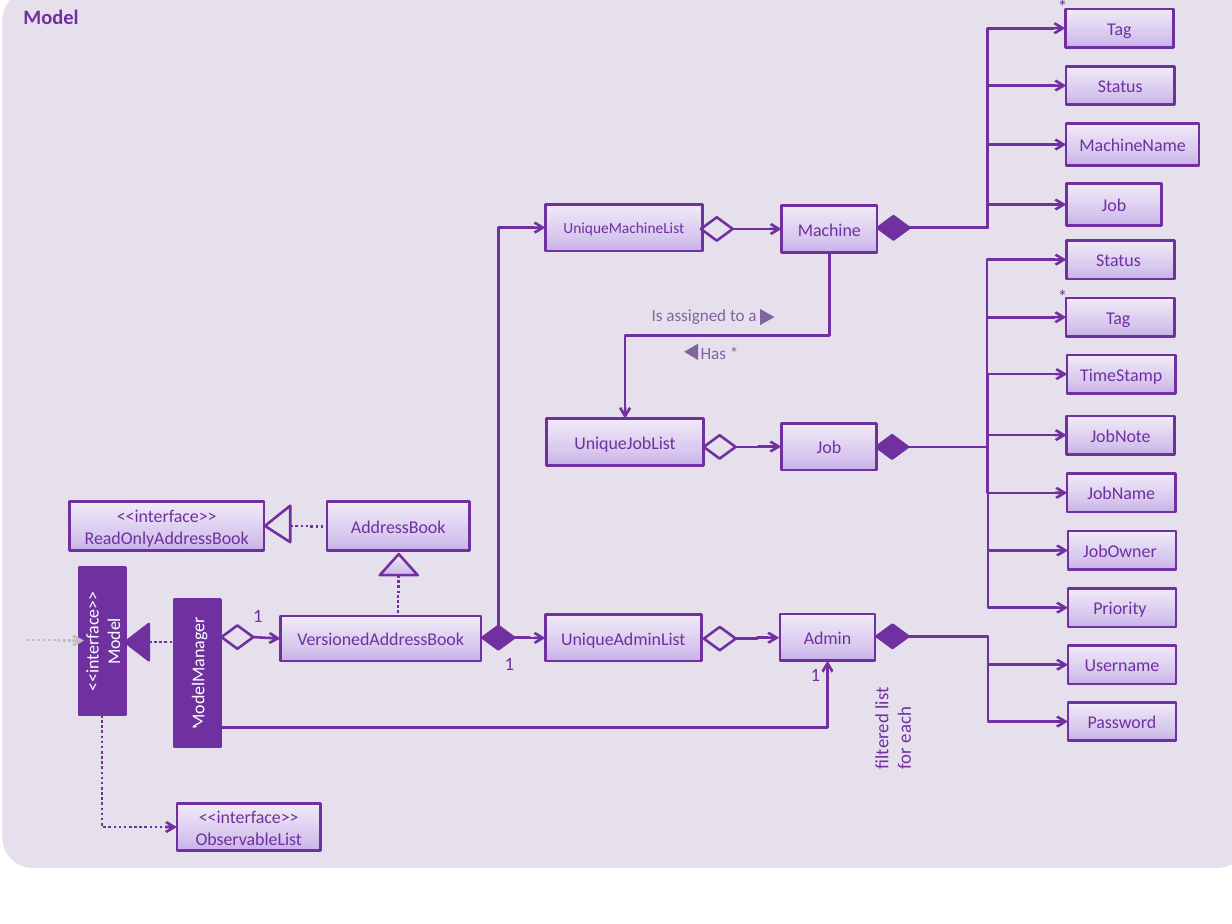
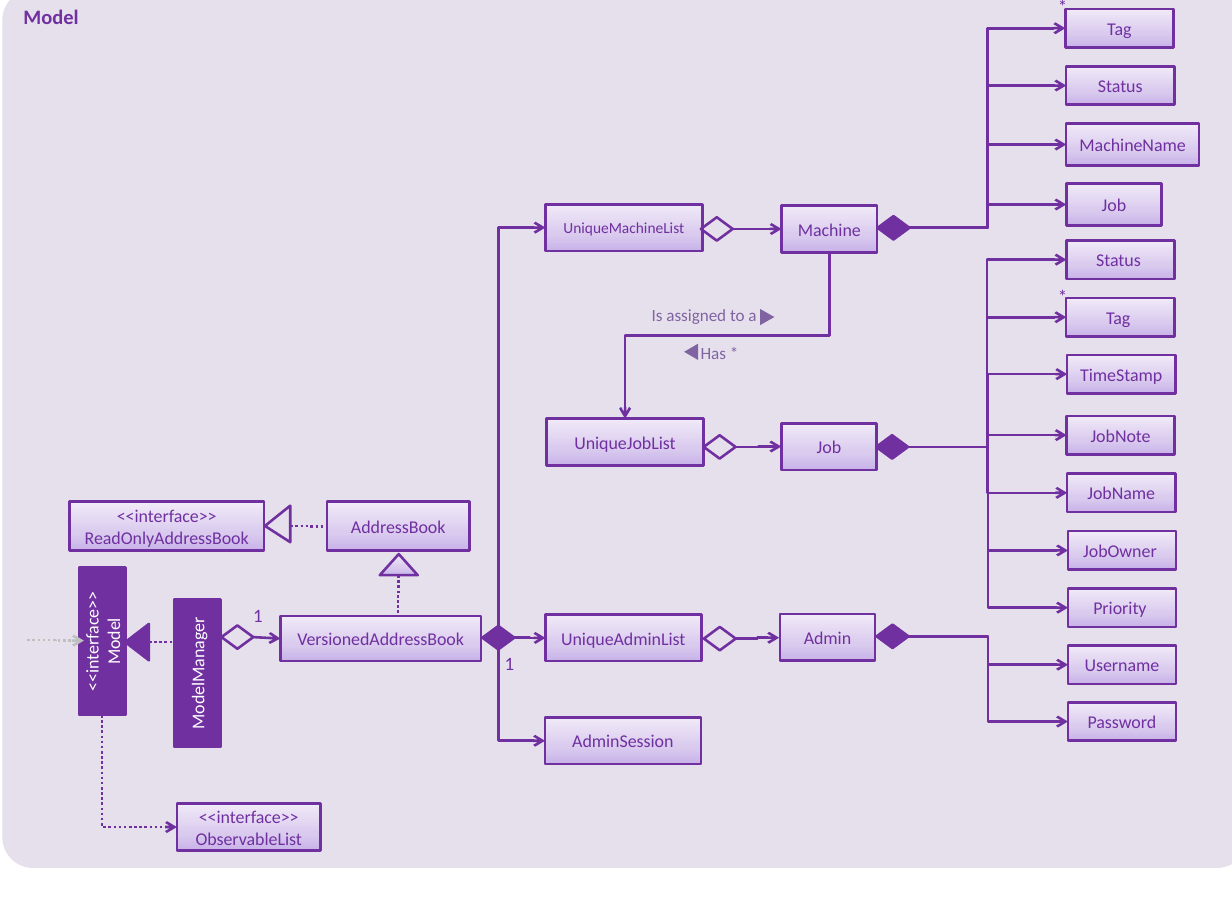
Before and after one commit to teojunjie/main, a slide deck: slide 1 of docs/diagrams/ModelComponentClassDiagram.pptx. Drawn at 1232x924 pixels with LibreOffice and Linux fonts; fonts in the diff are those of the drawing. Boxes give left, top, right and bottom in pixels: in the first picture for what was removed or moved away, otherwise in the second. Text is boxed around its words. In the diff, an @@ line names an element or a change of style, - is before the commit and + after.

```diff
--- a/docs/diagrams/ModelComponentClassDiagram.pptx
+++ b/docs/diagrams/ModelComponentClassDiagram.pptx
@@ elbow arrow moved from (197, 747) - (828, 660) to (499, 649) - (545, 740) @@
@@ text removed at (811,669,821,681) @@
-1
@@ text removed at (870,689,916,769) @@
-filtered list
-for each
@@ rectangle added at (545,717,701,764), fill gradient #C9B5E8 to #D8CBEE to #F0EAF9, outline #7030A0 1.5 pt, 10.5 pt, text #7030A0 @@
+AdminSession
```
Also in this commit, not shown: 1 slide added, 16 other files.
